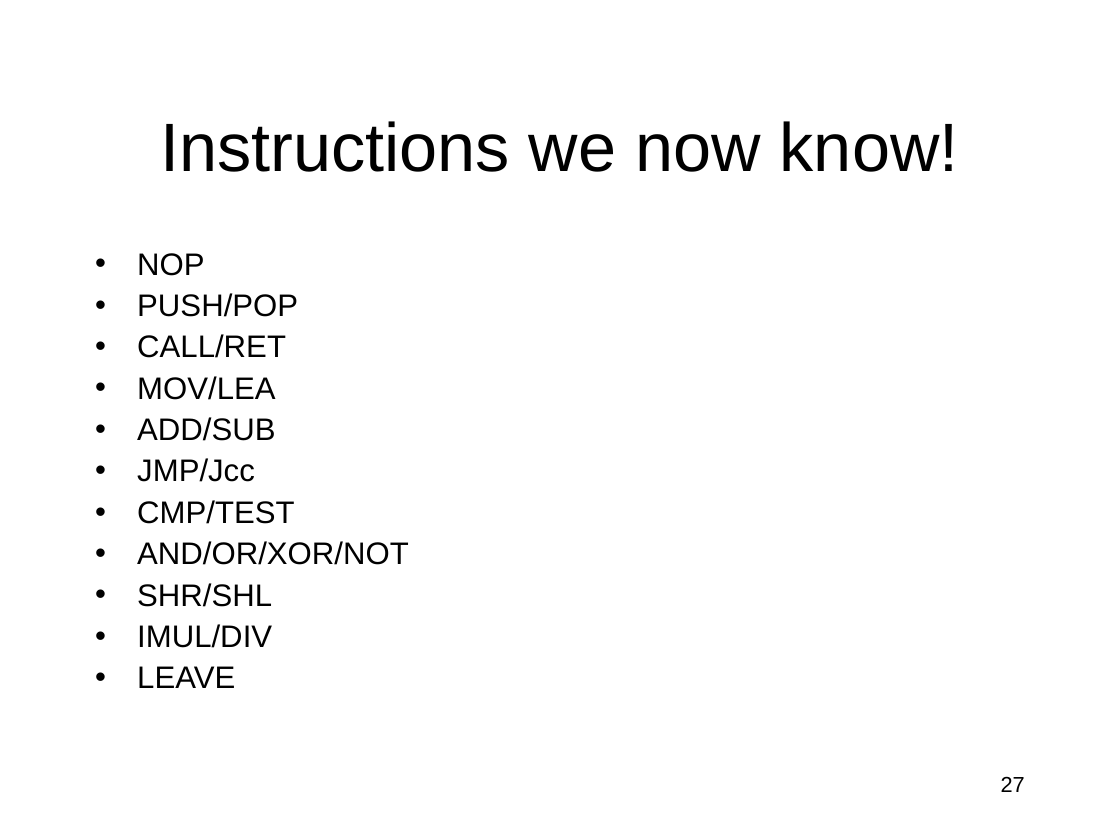
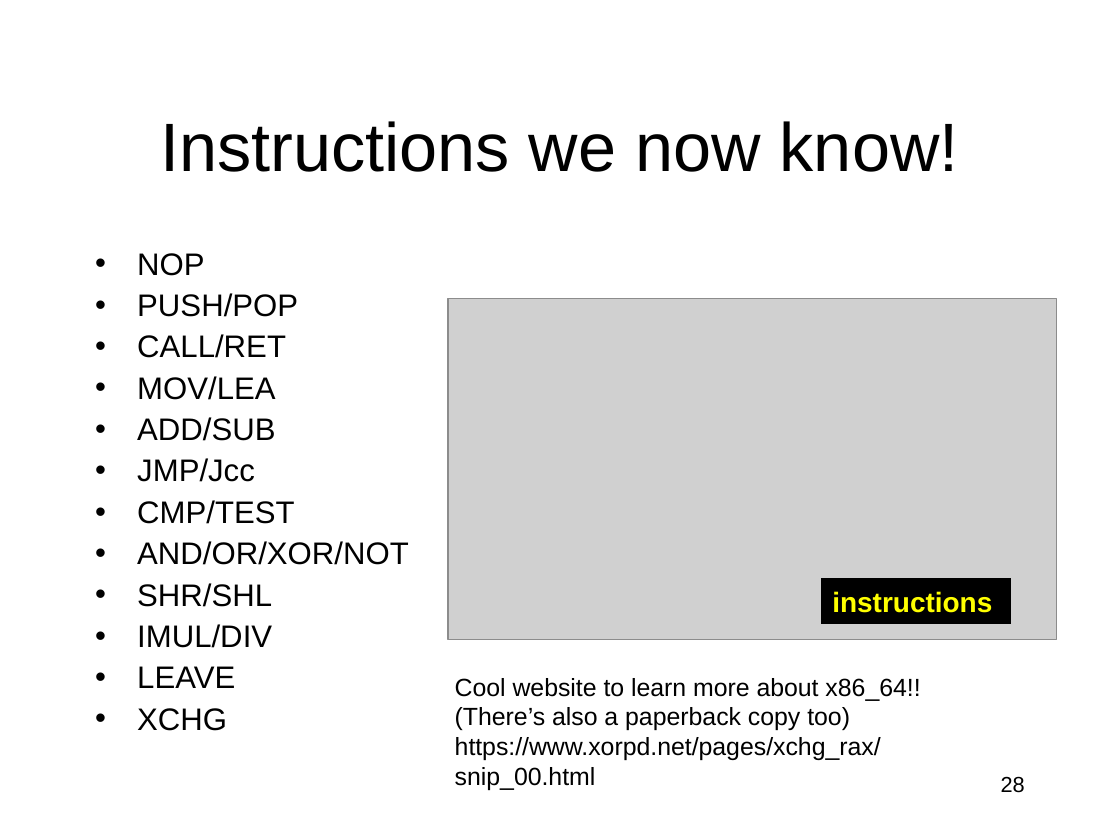
Before and after one commit to RobotMafiaCTF/RE_VR_Training, a slide deck: slide 28 of assembly/ppts/IntroductionToIntelx86-Part3.ppt (slide 27 before the commit). Drawn at 1120x840 pixels with LibreOffice and Linux fonts; fonts in the diff are those of the drawing; grey boxes stand for pictures. Boxes give left, top, right and bottom in pixels: in the first picture for what was removed or moved away, otherwise in the second. Text is boxed around its words. In the diff, an @@ line names an element or a change of style, - is before the commit and + after.

```diff
--- a/assembly/ppts/IntroductionToIntelx86-Part3.ppt
+++ b/assembly/ppts/IntroductionToIntelx86-Part3.ppt
@@ picture added at (448, 299, 1056, 640) @@
@@ rectangle added at (821, 579, 1010, 624), fill #000000, outline #000000 0.74 pt, 18 pt, text #FFFF00, bold @@
+instructions
@@ text added at (455, 678, 920, 790), 16 pt, text #000000 @@
+Cool website to learn more about x86_64!! (There’s also a paperback copy too)
+https://www.xorpd.net/pages/xchg_rax/snip_00.html
@@ text at (137, 708, 227, 731): paragraph added @@
+• XCHG
@@ page number at (1001, 776, 1025, 793): text changed @@
-27
+28
```
Also in this commit, not shown: 8 other slides changed, 2 slides added, 1 other file.
